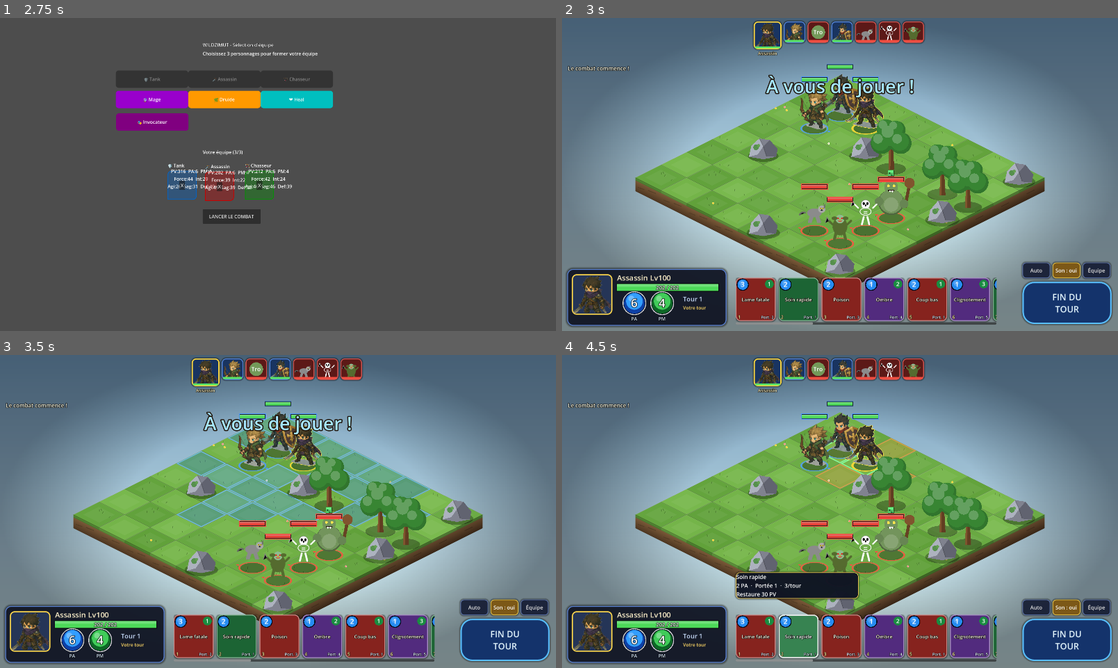
Above: before the commit, frames 1-4 (two rows, left to right).
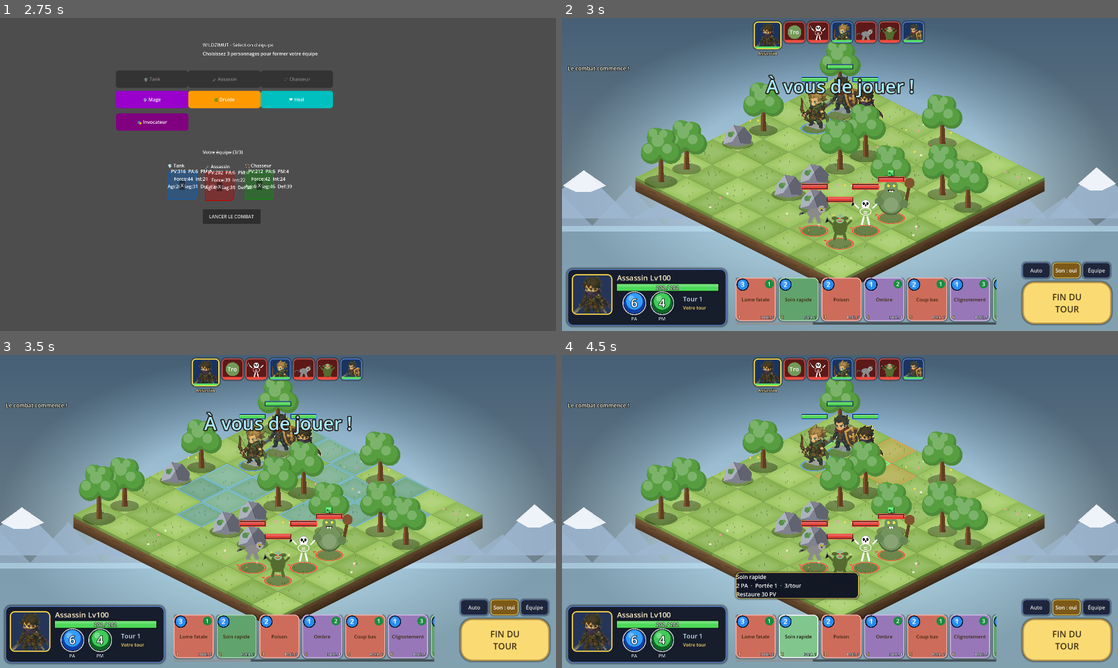
Above: after the commit, the same moments.

Repository: CharlieG42/Zimut
Game: Godot game, scene res://scenes/TeamSelection.tscn
Two runs of this game, one before a commit and one after it. Both use one fixed random seed, a clock stepped at 60 frames per second and the inputs below.
Inputs:
- Up to frame 1 (2.75 s): click "🛡️ Tank" at 0.5 s; click "🗡️ Assassin" at 1.25 s; click "🏹 Chasseur" at 2 s
- Up to frame 2 (3 s): click "LANCER LE COMBAT" at 2.75 s
- Up to frame 3 (3.5 s): no input
- Up to frame 4 (4.5 s): click "Lame fatale" at 3.5 s; click "Soin rapide" at 4.25 s

Frame 1 is identical in both runs. In frame 2, 43% of the frame differs, in the area x 0-100%, y 1-100%; in frame 3, 43%; in frame 4, 42%.

Commit message:
feat(zimut): éclaircissement façon Waven — cases lumineuses, horizon, UI claire
- Cell.gd : palette prairie claire (damier vert-jaune lumineux), bump
  lumineux au centre des cases, herbe 7-12 brins, fleurs sur 30% des cases
- Prop.gd : feuillage d'arbre éclairci
- Main.gd : horizon lointain dessiné derrière la grille — montagnes
  enneigées sur deux plans + mer pâle sous l'île
- GameManager.gd : décor plus dense (14-18 obstacles au lieu de 8-11)
- UIManager.gd : UI claire parchemin — panneaux beige, bordure dorée,
  bouton Fin du tour doré, cartes de sorts en couleurs vives avec texte
  brun foncé, cartes inutilisables en grisé clair

Objectif mesuré : le rendu était 3-4x plus sombre que la référence Waven
(luminosité 32-59 vs 102-129).

Co-authored-by: CharlieG42 <CharlieG42@users.noreply.github.com>

Diff:
--- a/prototype/zimut/scripts/Cell.gd
+++ b/prototype/zimut/scripts/Cell.gd
@@ -34,13 +34,13 @@
 	rng.seed = gp.x * 7919 + gp.y * 104729 + 17
 	var checker: bool = (gp.x + gp.y) % 2 == 0
 	var tint: float = rng.randf_range(-0.025, 0.025)
-	_base = (Color(0.46, 0.71, 0.29) if checker else Color(0.40, 0.65, 0.25))
+	_base = (Color(0.62, 0.78, 0.38) if checker else Color(0.55, 0.72, 0.33))
 	_base = Color(_base.r + tint, _base.g + tint, _base.b + tint)
-	for i: int in range(rng.randi_range(4, 7)):
+	for i: int in range(rng.randi_range(7, 12)):
 		var p := Vector2(rng.randf_range(-0.8, 0.8) * HW, rng.randf_range(-0.8, 0.8) * HH)
 		if absf(p.x) / HW + absf(p.y) / HH < 0.8:
 			_tufts.append([p, rng.randf_range(3.0, 6.0), rng.randf_range(-3.0, 3.0)])
-	if rng.randf() < 0.14:
+	if rng.randf() < 0.30:
 		for i: int in range(rng.randi_range(1, 3)):
 			var fp := Vector2(rng.randf_range(-0.55, 0.55) * HW, rng.randf_range(-0.55, 0.55) * HH)
 			var palette: Array[Color] = [Color(1, 1, 1), Color(1, 0.9, 0.35), Color(1, 0.6, 0.75)]
@@ -94,6 +94,9 @@
 	var top: PackedVector2Array = _diamond()
 	draw_colored_polygon(top, _base)
 	draw_colored_polygon(_diamond(0.62), Color(1, 1, 1, 0.045))
+	# Fond de case plus clair au centre (bump lumineux)
+	draw_colored_polygon(_diamond(0.80), Color(1, 1, 1, 0.06))
+	draw_colored_polygon(_diamond(0.45), Color(1, 1, 1, 0.05))
 	for t: Array in _tufts:
 		var p: Vector2 = t[0]
 		var h: float = t[1]
--- a/prototype/zimut/scripts/GameManager.gd
+++ b/prototype/zimut/scripts/GameManager.gd
@@ -145,7 +145,7 @@
 		forbidden[sp] = true
 		for d: Vector2i in Combat.DIRS:
 			forbidden[sp + d] = true
-	var wanted: int = _rng.randi_range(8, 11)
+	var wanted: int = _rng.randi_range(14, 18)
 	var attempts: int = 0
 	while obstacles.size() < wanted and attempts < 300:
 		attempts += 1
--- a/prototype/zimut/scripts/Main.gd
+++ b/prototype/zimut/scripts/Main.gd
@@ -95,6 +95,12 @@
 	rect.set_anchors_preset(Control.PRESET_FULL_RECT)
 	rect.mouse_filter = Control.MOUSE_FILTER_IGNORE
 	layer.add_child(rect)
+	# Décor lointain : bandeau montagnes + mer, dessiné derrière la grille
+	var far := Node2D.new()
+	far.z_index = -5
+	add_child(far)
+	far.draw.connect(_draw_horizon.bind(far))
+
 	# Voile sombre sur les bords (vignette)
 	var vg := Gradient.new()
 	vg.colors = PackedColorArray([Color(0, 0, 0, 0.0), Color(0, 0, 0, 0.0), Color(0.05, 0.08, 0.12, 0.45)])
@@ -112,3 +118,38 @@
 	vrect.set_anchors_preset(Control.PRESET_FULL_RECT)
 	vrect.mouse_filter = Control.MOUSE_FILTER_IGNORE
 	layer.add_child(vrect)
+
+
+## Horizon lointain façon Waven : montagnes bleutées + mer pâle sous l'île.
+func _draw_horizon(far: Node2D) -> void:
+	var c: Vector2 = grid_manager.grid_center()
+	var w: float = 2600.0
+	var sea_y: float = c.y + 120.0
+	# Mer : bandeau dégradé sous la grille
+	far.draw_rect(Rect2(c.x - w, sea_y, w * 2.0, 900.0), Color(0.55, 0.72, 0.82, 0.55))
+	far.draw_rect(Rect2(c.x - w, sea_y, w * 2.0, 14.0), Color(0.75, 0.88, 0.95, 0.6))
+	# Montagnes : silhouettes enneigées, deux plans
+	for plan: int in range(2):
+		var col: Color = Color(0.62, 0.72, 0.82, 0.85 - 0.2 * plan)
+		var base_y: float = sea_y - (18.0 if plan == 0 else 0.0)
+		var step: float = 260.0 if plan == 0 else 180.0
+		var x: float = c.x - w
+		var height_rng := RandomNumberGenerator.new()
+		height_rng.seed = 91 + plan
+		while x < c.x + w:
+			var peak: float = height_rng.randf_range(70.0, 150.0) if plan == 0 else height_rng.randf_range(50.0, 110.0)
+			var half: float = step * height_rng.randf_range(0.45, 0.62)
+			far.draw_colored_polygon(PackedVector2Array([
+				Vector2(x, base_y), Vector2(x + half, base_y - peak), Vector2(x + step, base_y)
+			]), col)
+			# Neige sur les sommets du premier plan
+			if plan == 0:
+				far.draw_colored_polygon(PackedVector2Array([
+					Vector2(x + half * 0.62, base_y - peak * 0.68),
+					Vector2(x + half, base_y - peak),
+					Vector2(x + half * 1.4, base_y - peak * 0.68),
+					Vector2(x + half * 1.12, base_y - peak * 0.55),
+					Vector2(x + half * 0.86, base_y - peak * 0.55),
+				]), Color(0.97, 0.98, 1.0, 0.9))
+			x += step
+	far.queue_redraw()
--- a/prototype/zimut/scripts/Prop.gd
+++ b/prototype/zimut/scripts/Prop.gd
@@ -37,7 +37,7 @@
 		draw_colored_polygon(PackedVector2Array([Vector2(-7, 6), Vector2(-5, -52 * s), Vector2(5, -52 * s), Vector2(8, 6)]), Color(0.38, 0.24, 0.13))
 		draw_colored_polygon(PackedVector2Array([Vector2(-7, 6), Vector2(-5, -52 * s), Vector2(-1, -52 * s), Vector2(-2, 6)]), Color(0.5, 0.33, 0.18))
 		# feuillage
-		var base_col: Color = Color(0.22, 0.52, 0.2)
+		var base_col: Color = Color(0.34, 0.62, 0.25)
 		var blobs: Array = [
 			[Vector2(-24 + sway * 0.5, -62 * s), 27.0], [Vector2(24 + sway * 0.5, -62 * s), 27.0],
 			[Vector2(0 + sway, -80 * s), 34.0], [Vector2(-12 + sway, -98 * s), 24.0], [Vector2(14 + sway, -96 * s), 22.0],
--- a/prototype/zimut/scripts/UIManager.gd
+++ b/prototype/zimut/scripts/UIManager.gd
@@ -11,8 +11,8 @@
 signal restart_requested
 signal spell_selected(spell)
 
-const COL_PANEL := Color(0.07, 0.09, 0.15, 0.90)
-const COL_BORDER := Color(0.36, 0.52, 0.85, 1.0)
+const COL_PANEL := Color(0.94, 0.89, 0.78, 0.94)
+const COL_BORDER := Color(0.72, 0.58, 0.28, 1.0)
 const COL_PLAYER := Color(0.22, 0.45, 0.85)
 const COL_ENEMY := Color(0.80, 0.22, 0.20)
 const COL_SUMMON := Color(0.25, 0.70, 0.45)
@@ -93,14 +93,14 @@
 	var p: Dictionary = Combat.parse(spell)
 	match String(p["kind"]):
 		"heal":
-			return Color(0.13, 0.46, 0.24)
+			return Color(0.45, 0.75, 0.50)
 		"buff":
-			return Color(0.55, 0.45, 0.10)
+			return Color(0.90, 0.80, 0.40)
 		"summon", "teleport", "revive":
-			return Color(0.38, 0.20, 0.58)
+			return Color(0.70, 0.55, 0.85)
 		"trap":
-			return Color(0.65, 0.35, 0.10)
-	return Color(0.24, 0.30, 0.68) if String(p["dtype"]) == "mag" else Color(0.62, 0.16, 0.14)
+			return Color(0.90, 0.65, 0.35)
+	return Color(0.55, 0.65, 0.95) if String(p["dtype"]) == "mag" else Color(0.95, 0.50, 0.42)
 
 
 # ═══════════════════════════════════════════════════════════════════════════
@@ -328,11 +328,11 @@
 	_end_btn = Button.new()
 	_end_btn.text = "FIN DU\nTOUR"
 	_end_btn.add_theme_font_size_override("font_size", 30)
-	_end_btn.add_theme_color_override("font_color", Color(0.9, 0.97, 1.0))
-	_end_btn.add_theme_color_override("font_hover_color", Color.WHITE)
-	_end_btn.add_theme_stylebox_override("normal", _flat(Color(0.08, 0.2, 0.42), Color(0.35, 0.75, 1.0), 40, 5))
-	_end_btn.add_theme_stylebox_override("hover", _flat(Color(0.12, 0.3, 0.6), Color(0.6, 0.9, 1.0), 40, 5))
-	_end_btn.add_theme_stylebox_override("pressed", _flat(Color(0.05, 0.14, 0.3), Color(1, 0.9, 0.4), 40, 5))
+	_end_btn.add_theme_color_override("font_color", Color(0.25, 0.18, 0.08))
+	_end_btn.add_theme_color_override("font_hover_color", Color(0.15, 0.1, 0.02))
+	_end_btn.add_theme_stylebox_override("normal", _flat(Color(0.98, 0.86, 0.45), Color(0.72, 0.58, 0.28), 40, 5))
+	_end_btn.add_theme_stylebox_override("hover", _flat(Color(1.0, 0.92, 0.6), Color(0.85, 0.68, 0.3), 40, 5))
+	_end_btn.add_theme_stylebox_override("pressed", _flat(Color(0.9, 0.76, 0.35), Color(0.6, 0.48, 0.2), 40, 5))
 	_end_btn.add_theme_stylebox_override("disabled", _flat(Color(0.12, 0.14, 0.2), Color(0.3, 0.35, 0.45), 40, 5))
 	_end_btn.anchor_left = 1.0
 	_end_btn.anchor_right = 1.0
@@ -524,11 +524,11 @@
 		card.text = String(spell["name"])
 		card.add_theme_font_size_override("font_size", 17)
 		card.autowrap_mode = TextServer.AUTOWRAP_WORD_SMART
-		card.add_theme_color_override("font_color", Color(1, 0.98, 0.9))
-		card.add_theme_color_override("font_hover_color", Color.WHITE)
-		card.add_theme_color_override("font_pressed_color", Color.WHITE)
-		card.add_theme_constant_override("outline_size", 5)
-		card.add_theme_color_override("font_outline_color", Color(0, 0, 0, 0.85))
+		card.add_theme_color_override("font_color", Color(0.22, 0.15, 0.05))
+		card.add_theme_color_override("font_hover_color", Color(0.1, 0.07, 0.02))
+		card.add_theme_color_override("font_pressed_color", Color(0.1, 0.07, 0.02))
+		card.add_theme_constant_override("outline_size", 0)
+		card.add_theme_color_override("font_outline_color", Color(0, 0, 0, 0))
 		card.focus_mode = Control.FOCUS_NONE
 		_style_card(card, false)
 		card.pressed.connect(func() -> void: spell_selected.emit(spell))
@@ -540,7 +540,7 @@
 
 
 func _style_card(card: SpellCard, selected: bool) -> void:
-	var col: Color = card.base_col if card.usable else card.base_col.darkened(0.55).lerp(Color(0.2, 0.2, 0.24), 0.5)
+	var col: Color = card.base_col if card.usable else card.base_col.lerp(Color(0.75, 0.73, 0.70), 0.65).darkened(0.12)
 	var border: Color = Color(1.0, 0.9, 0.3) if selected else col.lightened(0.45)
 	card.add_theme_stylebox_override("normal", _flat(col.darkened(0.15), border, 16, 5 if selected else 3))
 	card.add_theme_stylebox_override("hover", _flat(col.lightened(0.1), Color(1, 1, 1, 0.9), 16, 4))
